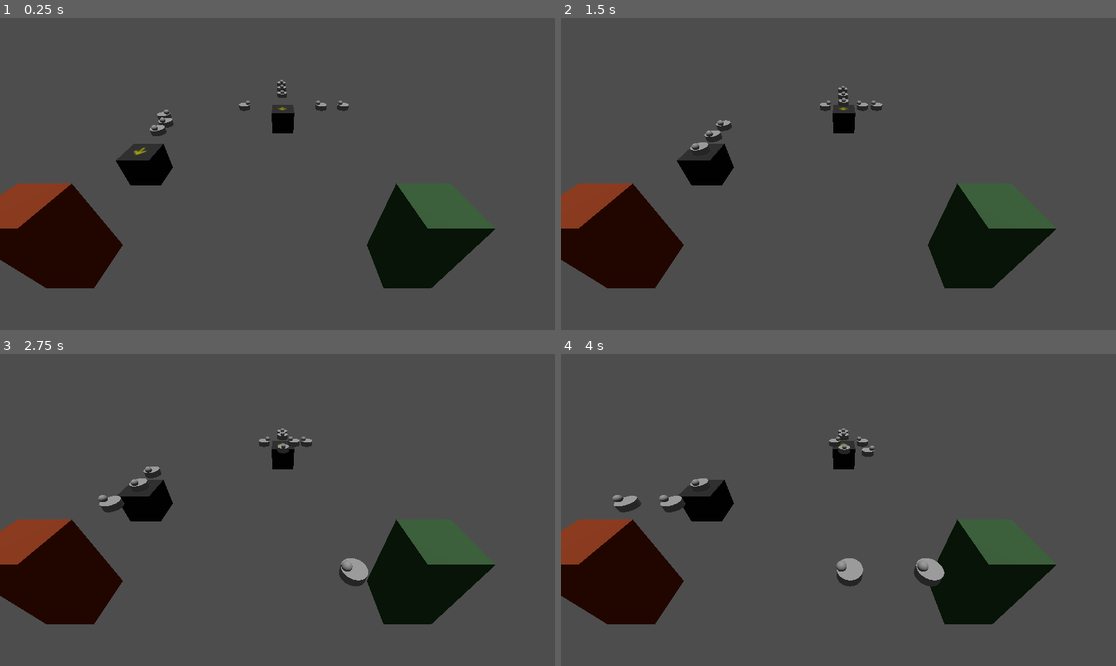
Above: before the commit, frames 1-4 (two rows, left to right).
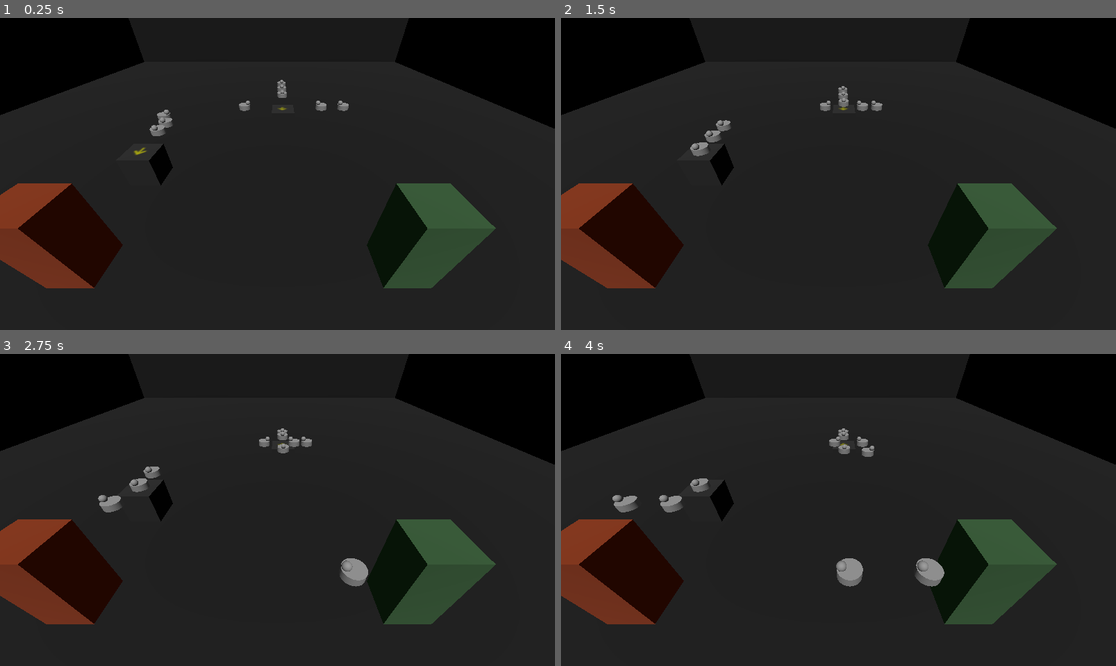
Above: after the commit, the same moments.

Repository: AndrewD55/DumpsterFrog_Acerola_Jam_0_Aberration
Game: Godot game, scene res://main.tscn
Two runs of this game, one before a commit and one after it. Both use one fixed random seed, a clock stepped at 60 frames per second and the inputs below.
Inputs (mouse positions are in pixels of both pictures, inside the frame that each line leads up to):
- Up to frame 1 (0.25 s): no input
- Up to frame 2 (1.5 s): move the mouse to (960, 158) at 0.52 s; click (960, 158) at 0.67 s; move the mouse to (727, 189) at 1.27 s; click (727, 189) at 1.42 s
- Up to frame 3 (2.75 s): move the mouse to (333, 441) at 2.02 s; click (333, 441) at 2.17 s
- Up to frame 4 (4 s): move the mouse to (810, 572) at 2.77 s; click (810, 572) at 2.92 s; move the mouse to (1005, 556) at 3.52 s; click (1005, 556) at 3.67 s

The runs differ from the first frame. In frame 1, 92% of the frame differs, in the area x 0-100%, y 0-100%; in frame 2, 92%; in frame 3, 91%; in frame 4, 91%.

Commit message:
Basic Factory Model Made

Diff:
--- a/Acerola_Jam_0_Godot_Project/main.tscn
+++ b/Acerola_Jam_0_Godot_Project/main.tscn
@@ -1,10 +1,11 @@
-[gd_scene load_steps=17 format=3 uid="uid://jvekwgk3g1bo"]
+[gd_scene load_steps=18 format=3 uid="uid://jvekwgk3g1bo"]
 
 [ext_resource type="PackedScene" uid="uid://crho7h6t4w6x7" path="res://composition_modules/Linked_Path3D.tscn" id="1_bny65"]
 [ext_resource type="PackedScene" uid="uid://6horm3jye3eg" path="res://game_elements/on_belt_object.tscn" id="2_4tc6p"]
 [ext_resource type="PackedScene" uid="uid://dok0pyvneckou" path="res://game_elements/belt_turntable.tscn" id="3_8xeo6"]
 [ext_resource type="PackedScene" uid="uid://cwl267b67uw75" path="res://game_elements/belt_object_spawner.tscn" id="4_kq5bj"]
 [ext_resource type="PackedScene" uid="uid://dsv2is2aywp5w" path="res://game_elements/belt_object_despawner.tscn" id="5_hyshx"]
+[ext_resource type="PackedScene" uid="uid://bh2ao3g1gkv76" path="res://3D_Media/Factory/Factory_V0.glb" id="6_ebi33"]
 
 [sub_resource type="Environment" id="Environment_ynf52"]
 
@@ -78,16 +79,18 @@
 [node name="WorldEnvironment" type="WorldEnvironment" parent="."]
 environment = SubResource("Environment_ynf52")
 
+[node name="DirectionalLight3D" type="DirectionalLight3D" parent="."]
+transform = Transform3D(1, 0, 0, 0, -0.5, 0.866025, 0, -0.866025, -0.5, 5.33666, 19.3504, 0)
+
 [node name="Camera3D" type="Camera3D" parent="."]
 transform = Transform3D(-1, 5.43025e-08, -6.85127e-08, 0, 0.783693, 0.621148, 8.74228e-08, 0.621148, -0.783693, 0, 4.47236, -6.03047)
 
+[node name="MeshInstance3D" type="MeshInstance3D" parent="."]
+
 [node name="TempFloor" type="StaticBody3D" parent="."]
 
 [node name="CollisionShape3D" type="CollisionShape3D" parent="TempFloor"]
 shape = SubResource("WorldBoundaryShape3D_6s5gt")
-
-[node name="DirectionalLight3D" type="DirectionalLight3D" parent="."]
-transform = Transform3D(1, 0, 0, 0, 0.052336, 0.99863, 0, -0.99863, 0.052336, 5.33666, 9.64089, 0)
 
 [node name="ExampleTurntable_SOUTH" type="Node3D" parent="."]
 transform = Transform3D(1, 0, 0, 0, 1, 0, 0, 0, 1, 4.35869, 0, -0.502164)
@@ -204,3 +207,6 @@
 
 [node name="belt_object_despawner" parent="Belt_Object_Spawner_Example" instance=ExtResource("5_hyshx")]
 transform = Transform3D(-4.37114e-08, 0, -1, 0, 1, 0, 1, 0, -4.37114e-08, 4.303, 0, -2.942)
+
+[node name="Factory_V0" parent="Belt_Object_Spawner_Example/belt_object_despawner" instance=ExtResource("6_ebi33")]
+transform = Transform3D(-4.37114e-08, 0, 1, 0, 1, 0, -1, 0, -4.37114e-08, 2.38419e-07, -0.75, 3.38615)
Binary file added: Acerola_Jam_0_Godot_Project/3D_Media/Factory/Factory_V0.glb
Not shown, added: Asset_Development/Blender_Assets/Factory/Factory.blend
Not shown, added: Asset_Development/Blender_Assets/Factory/Factory_V0.glb
